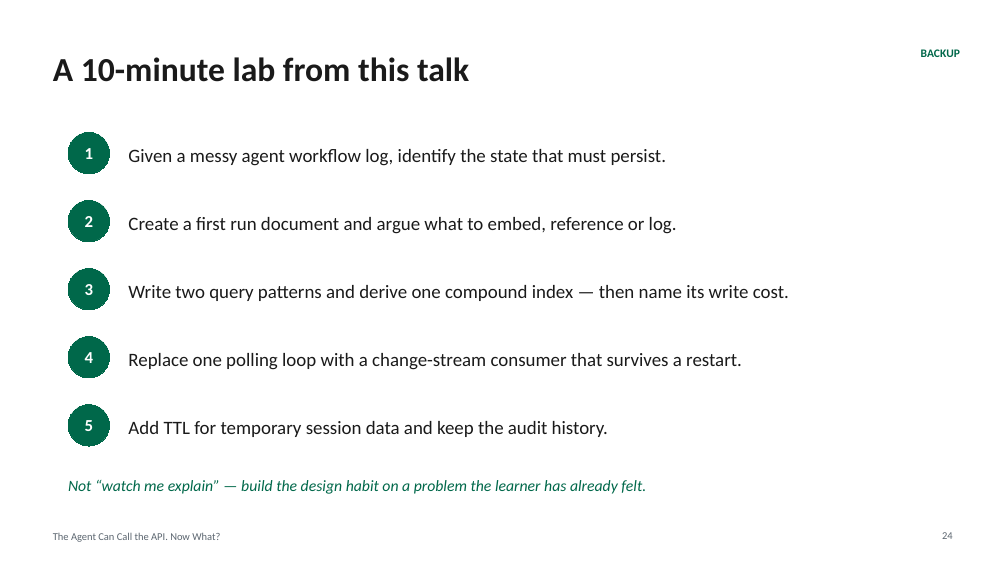
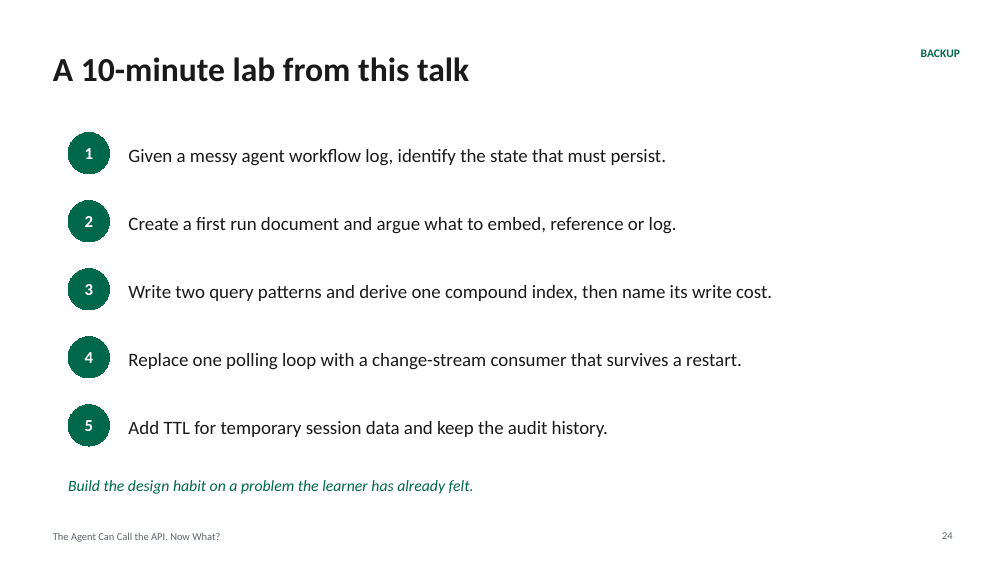
Before and after one commit to eoinjordan/what-should-a-local-agent-remember, a slide deck: slide 24 of slides/what-should-a-local-agent-remember.pptx. Drawn at 1008x567 pixels with LibreOffice and Linux fonts; fonts in the diff are those of the drawing. Boxes give left, top, right and bottom in pixels: in the first picture for what was removed or moved away, otherwise in the second. Text is boxed around its words. In the diff, an @@ line names an element or a change of style, - is before the commit and + after.

```diff
--- a/slides/what-should-a-local-agent-remember.pptx
+++ b/slides/what-should-a-local-agent-remember.pptx
@@ text at box(128, 285, 772, 301): text changed @@
-Write two query patterns and derive one compound index — then name its write cost.
+Write two query patterns and derive one compound index, then name its write cost.
@@ text at box(68, 480, 474, 494): text changed @@
-Not “watch me explain” — build the design habit on a problem the learner has already felt.
+Build the design habit on a problem the learner has already felt.
```
Also in this commit, not shown: 26 other slides changed, 2 slides added, 1 slide removed, 36 other files.
